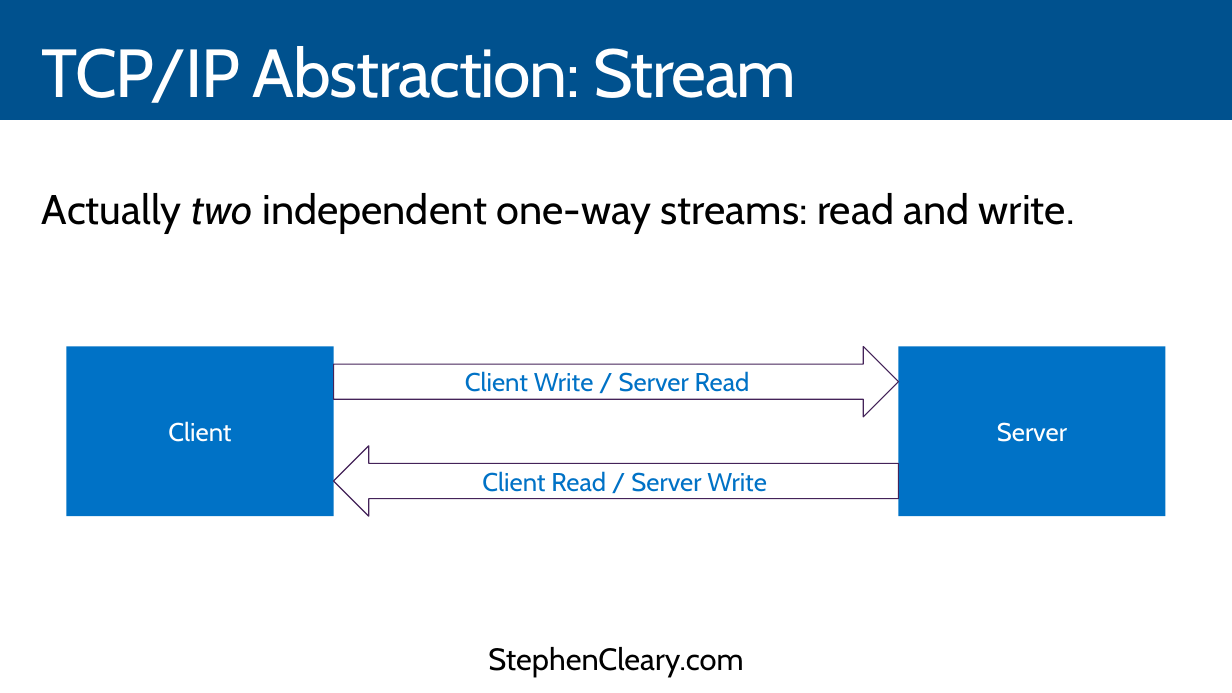
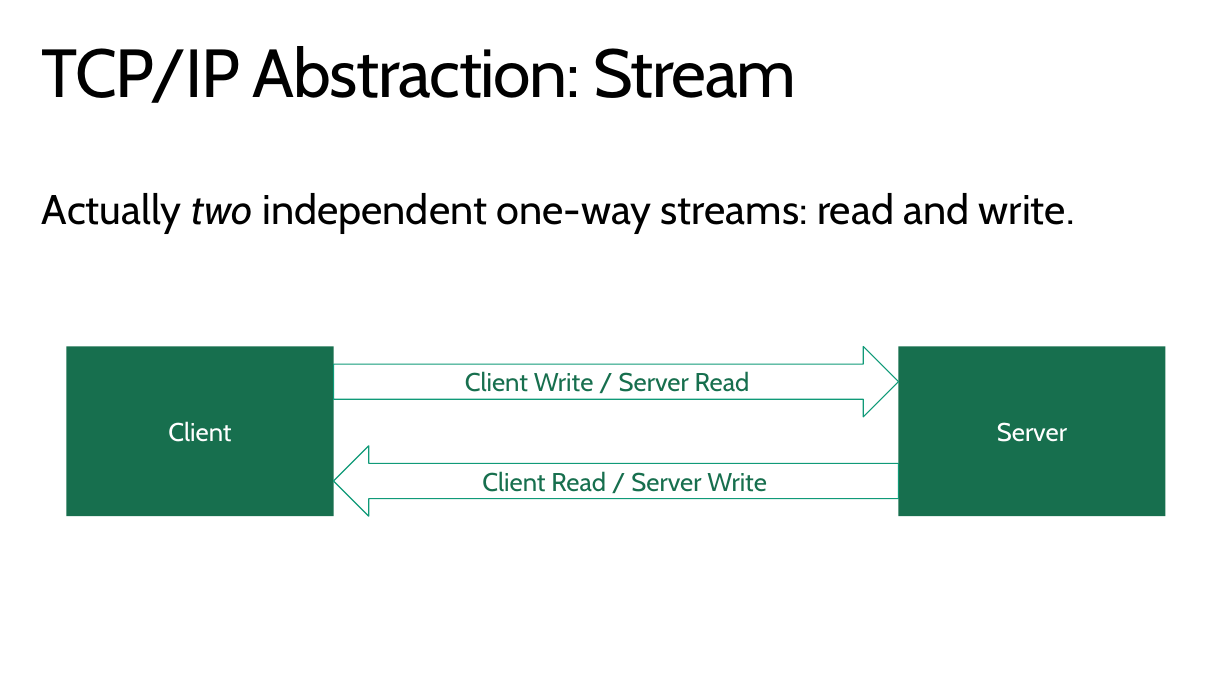
Before and after one commit to StephenCleary/Presentations, a slide deck: slide 13 of Designing Application Protocols for TCPIP/Protocol Design.pptx (slide 12 before the commit). Drawn at 1232x693 pixels with LibreOffice and Linux fonts; fonts in the diff are those of the drawing; background and template pictures are left out. Boxes give left, top, right and bottom in pixels: in the first picture for what was removed or moved away, otherwise in the second. Text is boxed around its words. In the diff, an @@ line names an element or a change of style, - is before the commit and + after.

```diff
--- a/Designing Application Protocols for TCPIP/Protocol Design.pptx
+++ b/Designing Application Protocols for TCPIP/Protocol Design.pptx
@@ background #00518E to picture (left out) @@
@@ title "TCP/IP Abstraction: Stream" at box(42, 46, 796, 103): text colour #FFFFFF to #000000 @@
@@ rectangle removed at box(0, 120, 1232, 693) @@
@@ rectangle "Client" at box(67, 347, 334, 517): fill #0072C6 to #176F4E @@
@@ right arrow "Client Write / Server Read" at box(334, 347, 898, 417): text colour #0072C6 to #176F4E; outline #442359 0.85 pt to #109A78 0.85 pt @@
@@ rectangle "Server" at box(898, 347, 1165, 517): fill #0072C6 to #176F4E @@
@@ right arrow "Client Read / Server Write" at box(334, 445, 898, 516): text colour #0072C6 to #176F4E; outline #442359 0.85 pt to #109A78 0.85 pt @@
@@ text removed at box(0, 629, 1232, 693) @@
-StephenCleary.com
```
Also in this commit, not shown: 44 other slides changed, 2 slides added, 1 slide removed, 15 other files.
